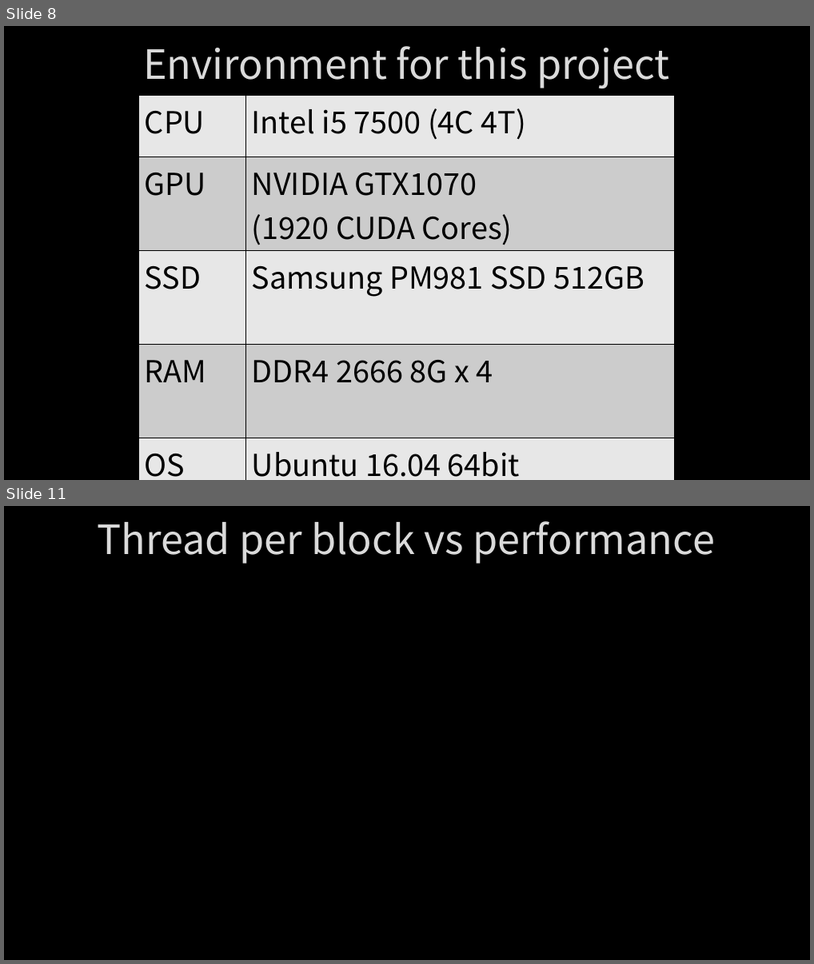
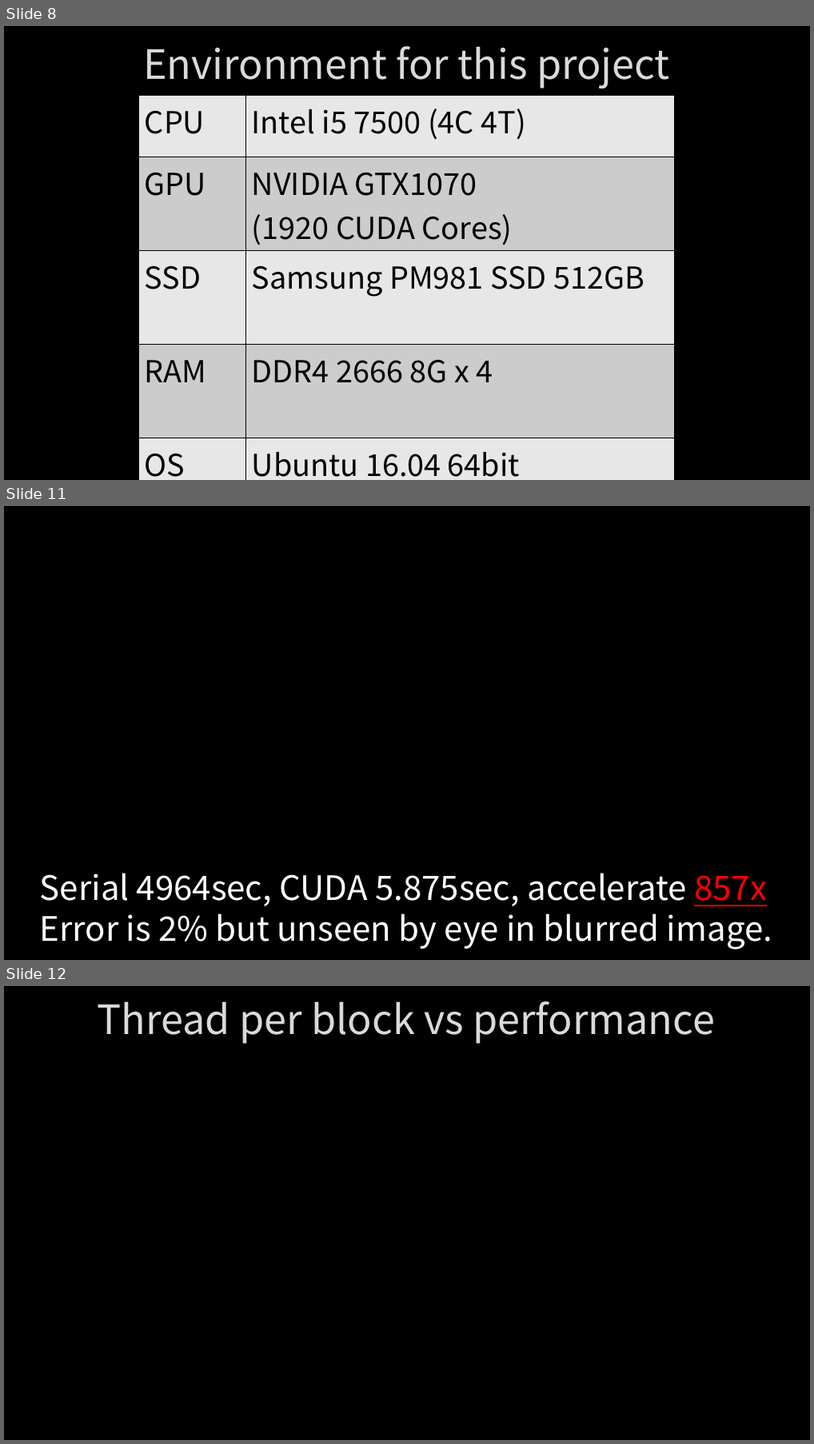
Before and after one commit to Alfons0329/Parallel_Programming_Fall_2018, a slide deck: Final Project/Report.pptx. Shown one above the other, each under a label of ours: slides 8 and 11 before the commit, slides 8, 11 and 12 after it; the slides between them are not shown. The pictures are 814x964 and 814x1444 pixels, drawn with LibreOffice and Linux fonts; fonts in the diff are those of the drawing; background and template pictures are left out. Boxes give left, top, right and bottom in pixels: in the first picture for what was removed or moved away, otherwise in the second. Text is boxed around its words. In the diff, an @@ line names an element or a change of style, - is before the commit and + after.

```diff
--- a/Final Project/Report.pptx
+++ b/Final Project/Report.pptx
@@ slide 11 added at [4, 506, 810, 960], background picture (left out) @@
@@ text added at [40, 872, 773, 949], 40 pt, text #FFFFFF @@
+Serial 4964sec, CUDA 5.875sec, accelerate 857x
+Error is 2% but unseen by eye in blurred image.
@@ what was slide 11 is now slide 12 @@
```
Also in this commit, not shown: 1 slide changed, 2 other files.
